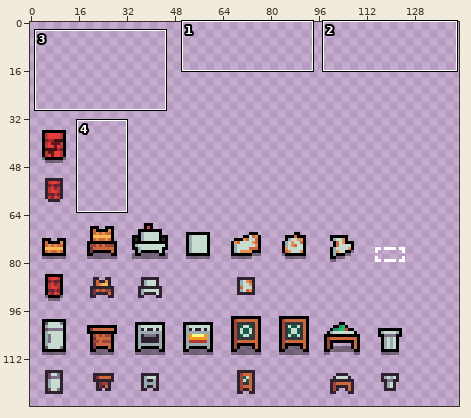
Pixel-art file, stored at Projects/TastyRoad/Assets/Sprites/stations.aseprite. The first picture is a wide view before the edit; the outline marks the close-up.
Close-up. As it was:
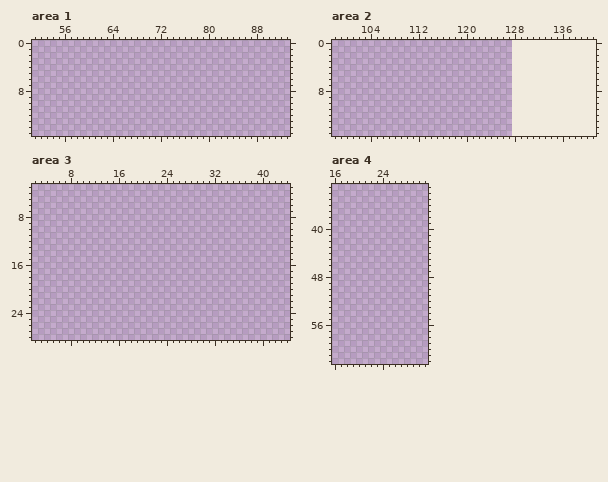
128x128 pixels, 1 frame. Shown: area 1: x 51..93, y 0..15; area 2: x 98..141, y 0..15; area 3: x 2..44, y 3..28; area 4: x 16..31, y 33..62. The old version is drawn lined up with the new one, on the new canvas. The wide view leaves out empty margins.
Palette (. is transparent): 
After the commit:
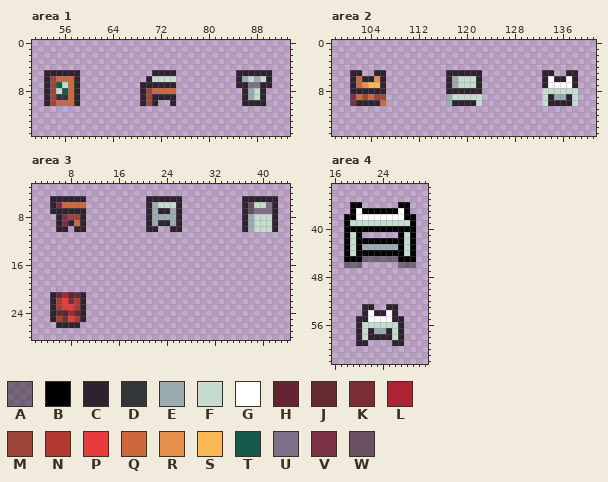
Colours new in this view: A #00000064  B #000000  C #2e222f  D #313638  E #9babb2  F #c7dcd0  G #ffffff  H #632332  J #652c30  K #7b2d34  L #ae2334  M #9e4539  N #b33831  P #e83b3b  Q #cd683d  R #e6904e  S #fbb954  T #165a4c  U #7f708a  V #7a3045  W #694f62
Change:
canvas 128x128 -> 144x128
Changed rows in their new state; - is an unchanged pixel.
Area 1:
first column x 53:
 5 CCCCCC------------CCCC----------CCCCCC
 6 CMQQQC-----------CFFFF----------CEFEFC
 7 CMTFQC----------CCCCCC----------CCUUCC
 8 CMFTQC----------CMQQQQ-----------CEFC-
 9 CMDDQC----------CMCCCC-----------CEFC-
10 CMQQQC----------CMC--C-----------CCCC-
Area 2:
first column x 101:
 5 CC--CC----------CCCCCC----------CC--CC
 6 CQCCRC----------CEFFFC----------CGCCGC
 7 CQRSSC----------CEFFFC----------CGGGGC
 8 CCCCCC----------CCCCCC----------FFFFFF
 9 VQMQMM----------EFFFFF----------FCEECF
10 VCCCCQ----------ECCCCF----------FCCCCF
Area 3:
first column x 5:
 5 CCCCCC----------CCCCCC----------CCCCCC
 6 CVQQQQ----------CEFFFC----------CWFFUC
 7 CCCCCC----------CECCEC----------CWUUUC
 8 -CVMMC----------CEEEEC----------CEFFFC
 9 -CVCQC----------CECCEC----------CEFFFC
10 -CC-CC----------CC--CC----------CEFFFC
first column x 5:
21 CJLHJC
22 CNPKNC
23 CNPPNC
24 CJHLJC
25 CNKPNC
26 -CCCC-
Area 4:
first column x 18:
36 -BB------BB-
37 -BGBBBBBBGB-
38 BBGGGGGGGGBB
39 BFFFFFFFFFFB
40 BBBBBBBBBBBB
41 BFB------BFB
42 BFBBBBBBBBFB
43 BFBEEEEEEBFB
44 BFBBBBBBBBFB
45 BBBAAAAAABBB
46 AAA------AAA
first column x 20:
53 -CC--CC-
54 -CGCCGC-
55 CCGGGGCC
56 CFFFFFFC
57 CFCEECFC
58 CFCCCCFC
59 CC----CC
